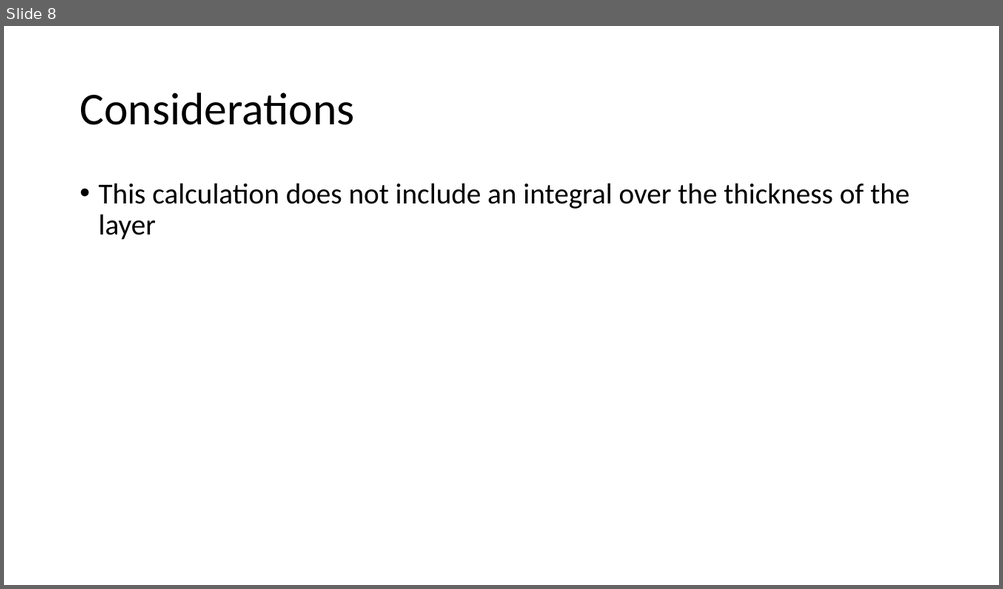
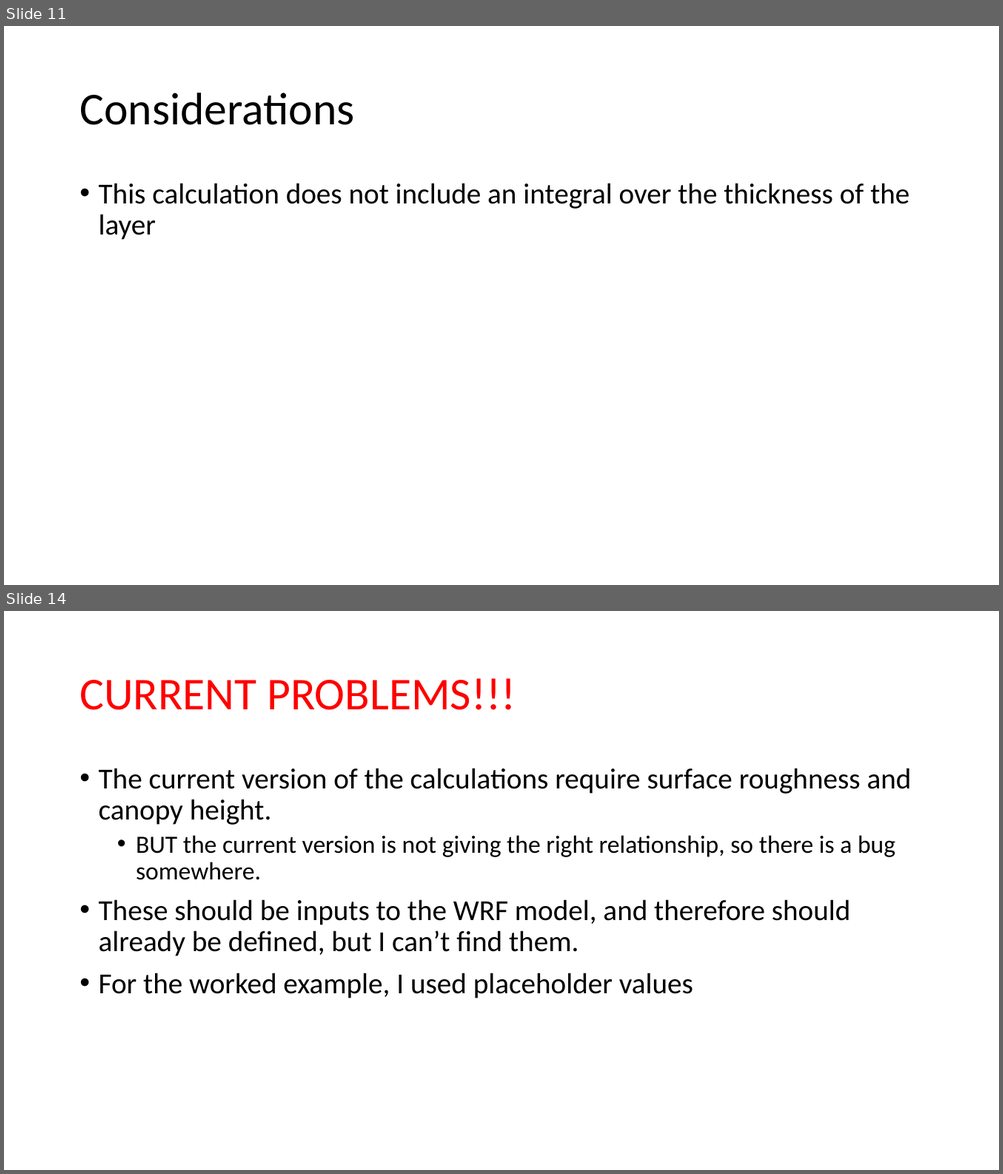
Before and after one commit to akeyel/HI_WRF, a slide deck: Progress/3D_Calcs.pptx. Shown one above the other, each under a label of ours: slide 8 before the commit, slides 11 and 14 after it; the slides between them are not shown. The pictures are 1003x589 and 1003x1174 pixels, drawn with LibreOffice and Linux fonts; fonts in the diff are those of the drawing. Boxes give left, top, right and bottom in pixels: in the first picture for what was removed or moved away, otherwise in the second. Text is boxed around its words. In the diff, an @@ line names an element or a change of style, - is before the commit and + after.

Commit message:
Progress on worked example for cloud water interception. Still some bugs to work out.

```diff
--- a/Progress/3D_Calcs.pptx
+++ b/Progress/3D_Calcs.pptx
@@ slide 14 added at box(4, 611, 999, 1170), background #FFFFFF @@
@@ title added at box(79, 678, 515, 710), 44 pt, text #FF0000 @@
+CURRENT PROBLEMS!!!
@@ text added at box(99, 768, 911, 999), 28 pt, text #000000 @@
+• The current version of the calculations require surface roughness and canopy height.
+  • BUT the current version is not giving the right relationship, so there is a bug somewhere.
+• These should be inputs to the WRF model, and therefore should already be defined, but I can’t find them.
+• For the worked example, I used placeholder values
@@ what was slide 8 is now slide 11 @@
```
Also in this commit, not shown: 12 other slides added, 1 other file.
